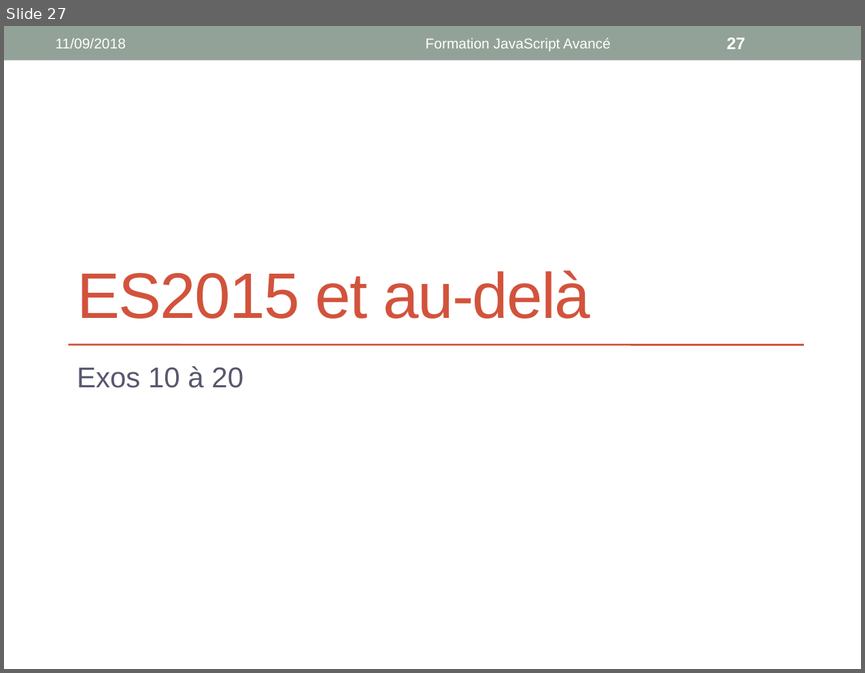
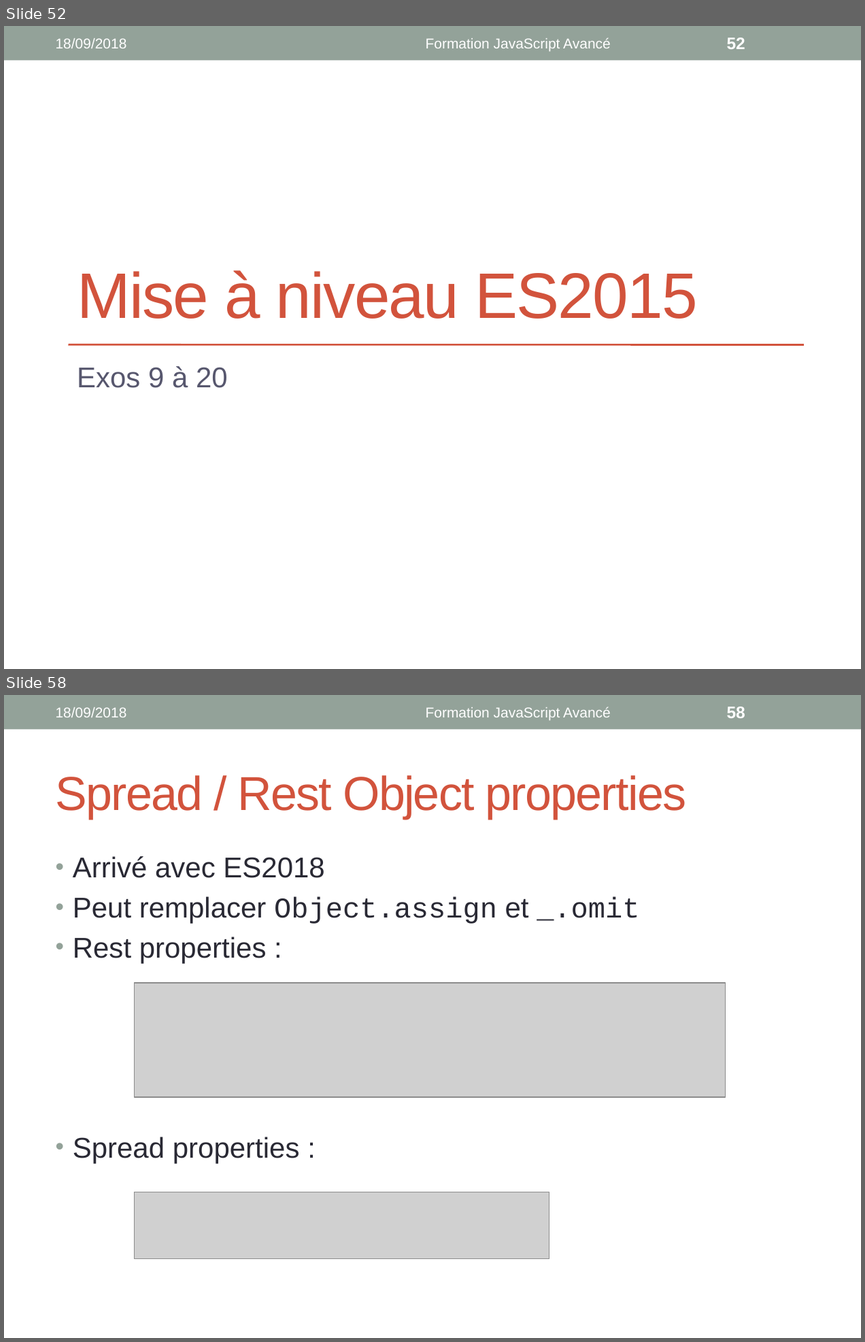
Before and after one commit to worldline/JS-Training, a slide deck: presenter_slides.pptx. Shown one above the other, each under a label of ours: slide 27 before the commit, slides 52 and 58 after it; the slides between them are not shown. The pictures are 865x673 and 865x1342 pixels, drawn with LibreOffice and Linux fonts; fonts in the diff are those of the drawing; grey boxes stand for pictures. Boxes give left, top, right and bottom in pixels: in the first picture for what was removed or moved away, otherwise in the second. Text is boxed around its words. In the diff, an @@ line names an element or a change of style, - is before the commit and + after.

```diff
--- a/presenter_slides.pptx
+++ b/presenter_slides.pptx
@@ slide 58 added at bbox=[4, 695, 861, 1338], background #FFFFFF; not listed: 1 template element that a slide beside it also shows @@
@@ text added at bbox=[56, 707, 127, 717], 12 pt, text #FFFFFF @@
+18/09/2018
@@ text added at bbox=[426, 707, 611, 720], 12 pt, text #FFFFFF @@
+Formation JavaScript Avancé
@@ page number added at bbox=[727, 707, 745, 718], 14 pt, text #FFFFFF, bold @@
+58
@@ title added at bbox=[56, 775, 686, 819], 40 pt, text #D2533C @@
+Spread / Rest Object properties
@@ text added at bbox=[73, 856, 639, 1163], 24 pt, text #292934 @@
+• Arrivé avec ES2018
+• Peut remplacer Object.assign et _.omit
+• Rest properties :
+• Spread properties :
@@ picture added at bbox=[135, 983, 725, 1097] @@
@@ picture added at bbox=[135, 1192, 549, 1259] @@
@@ what was slide 27 is now slide 52 @@
@@ slide 52 changed as well @@
@@ text at bbox=[56, 38, 127, 48]: text changed @@
-11/09/2018
+18/09/2018
@@ page number at bbox=[727, 38, 745, 49]: text changed @@
-27
+52
@@ title at bbox=[77, 270, 698, 318]: text changed @@
-ES2015 et au-delà
+Mise à niveau ES2015
@@ subtitle at bbox=[77, 366, 228, 388]: text changed @@
-Exos 10 à 20
+Exos 9 à 20
```
Also in this commit, not shown: 30 other slides changed, 39 other slides added.
